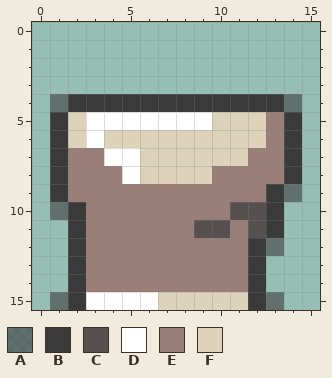
One commit to this pixel-art sprite: AnkamaJam/Assets/Textures/Decors/WC/wc_01.png. The picture above was drawn from the file before the commit.
The file is 16x16 pixels.
Palette (. is transparent): A #3a3a3a96  B #3a3a3a  C #575050  D #ffffff  E #9a7e78  F #ddd3ba
Pixels before, first column x 1:
 4 ABBBBBBBBBBBBA
 5 BFDDDDDDDFFFEB
 6 BFDFFFFFFFFFEB
 7 BEEDDFFFFFFEEB
 8 BEEEDFFFFEEEEB
 9 BEEEEEEEEEEEBA
10 ABEEEEEEEECCB.
11 .BEEEEEECCECB.
12 .BEEEEEEEEEBA.
13 .BEEEEEEEEEB..
14 .BEEEEEEEEEB..
15 ABDDDDFFFFFBA.
Once edited:
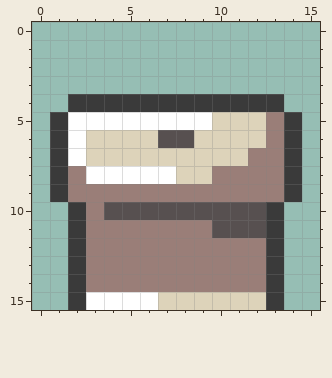
The exact change:
{"y":4,"x":1,"old":"A","new":"."}
{"y":4,"x":14,"old":"A","new":"."}
{"y":5,"x":2,"old":"F","new":"D"}
{"y":6,"x":2,"old":"FD","new":"DF"}
{"y":6,"x":7,"old":"FF","new":"CC"}
{"y":7,"x":2,"old":"EEDD","new":"DFFF"}
{"y":8,"x":3,"old":"EE","new":"DD"}
{"y":8,"x":6,"old":"FF","new":"DD"}
{"y":9,"x":13,"old":"BA","new":"EB"}
{"y":10,"x":1,"old":"A","new":"."}
{"y":10,"x":4,"old":"EEEEEEE","new":"CCCCCCC"}
{"y":11,"x":9,"old":"C","new":"E"}
{"y":11,"x":11,"old":"E","new":"C"}
{"y":12,"x":12,"old":"BA","new":"EB"}
{"y":13,"x":12,"old":"B.","new":"EB"}
{"y":14,"x":12,"old":"B.","new":"EB"}
{"y":15,"x":1,"old":"A","new":"."}
{"y":15,"x":12,"old":"BA","new":"FB"}
{"label":"changed","picture_box":[50,94,302,310]}
